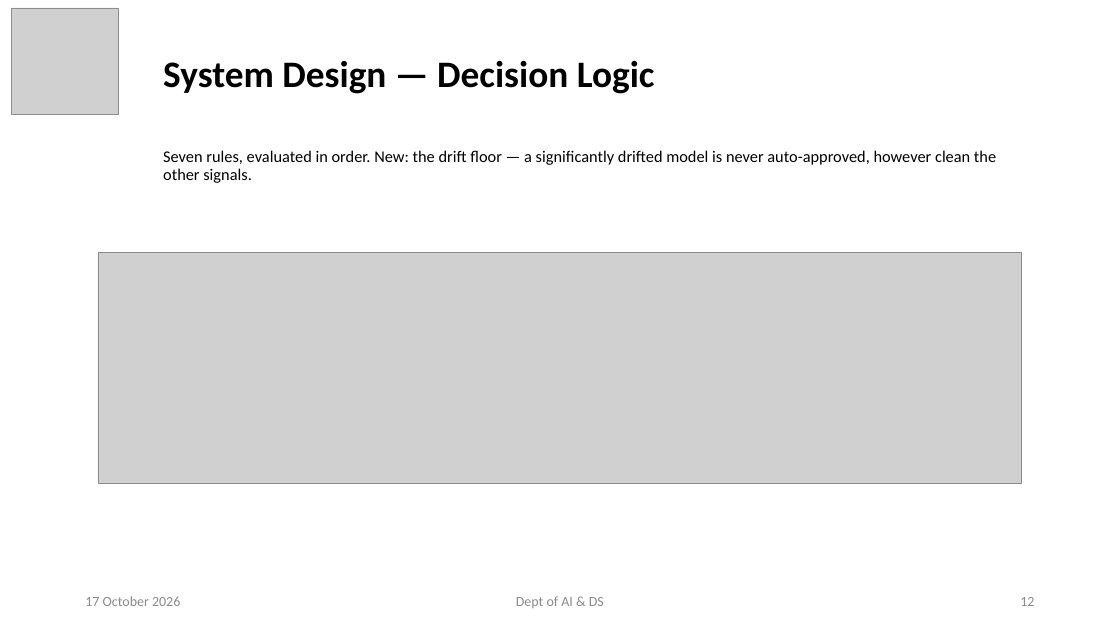
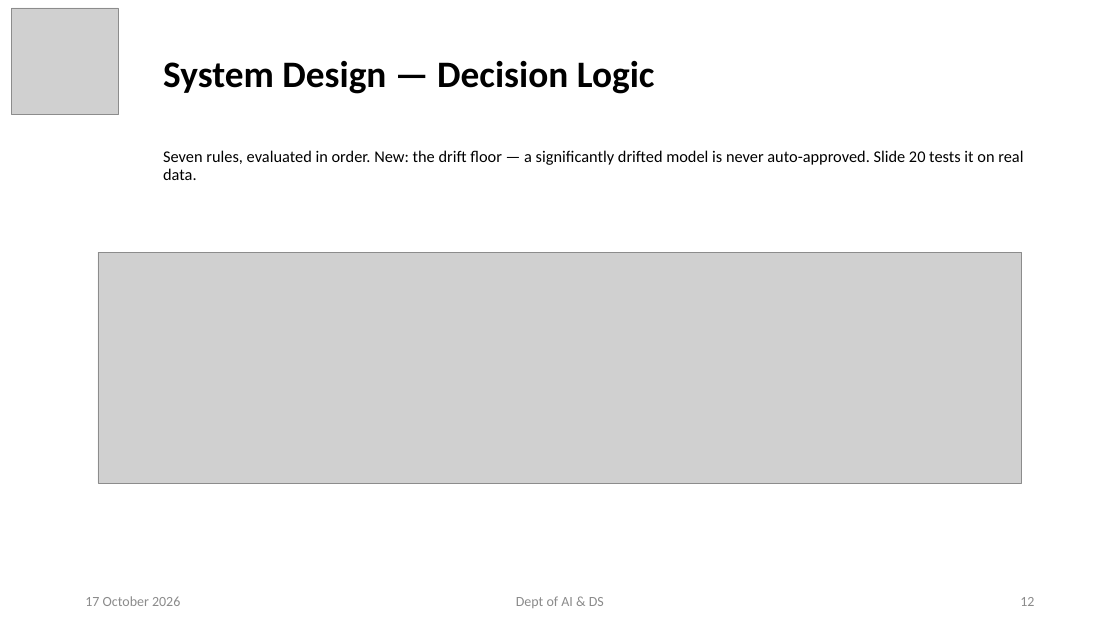
Before and after one commit to ayushpandey0201/custos, a slide deck: slide 12 of docs/presentations/Custos_Phase2_Review2.pptx. Drawn at 1120x630 pixels with LibreOffice and Linux fonts; fonts in the diff are those of the drawing; grey boxes stand for pictures. Boxes give left, top, right and bottom in pixels: in the first picture for what was removed or moved away, otherwise in the second. Text is boxed around its words. In the diff, an @@ line names an element or a change of style, - is before the commit and + after.

```diff
--- a/docs/presentations/Custos_Phase2_Review2.pptx
+++ b/docs/presentations/Custos_Phase2_Review2.pptx
@@ subtitle at box(163, 150, 1023, 180): text changed @@
-Seven rules, evaluated in order. New: the drift floor — a significantly drifted model is never auto-approved, however clean the other signals.
+Seven rules, evaluated in order. New: the drift floor — a significantly drifted model is never auto-approved. Slide 20 tests it on real data.
```
Also in this commit, not shown: 8 other slides changed, 2 slides added, 6 other files.
